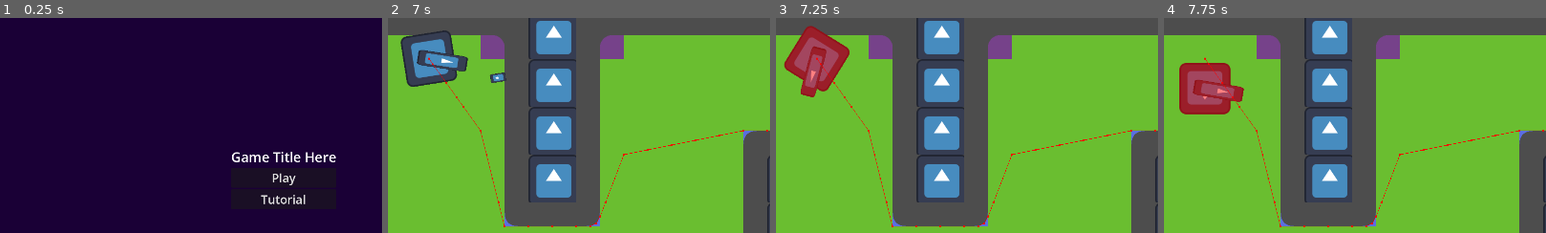
Above: before the commit, frames 1-4 (left to right).
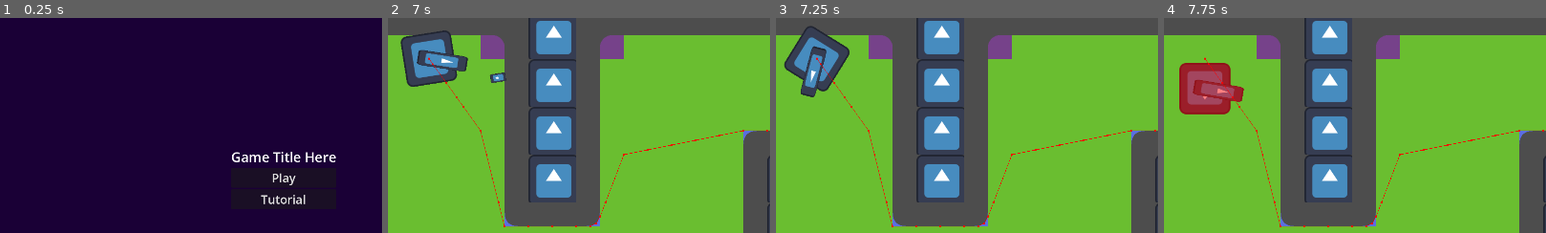
Above: after the commit, the same moments.

Repository: AugWii/GMTK-Game-Jam-Project
Game: Godot game, scene res://scenes/main.tscn
Same seed, same stepped clock (60 frames per second), same inputs: the game is played once before the commit and once after it. The engine's default icon, where the game draws it, is replaced by a stand-in: a white triangle on a blue panel in a dark square.
Inputs (mouse positions are % of the whole screen's width and height, from its top left):
- Up to frame 1 (0.25 s): no input
- Up to frame 2 (7 s): click "Play" at 0.5 s; tap Enter at 1.25, 2.75, 4.25 s; move the mouse to (72, 45) at 1.27 s; press the mouse at (72, 45) at 1.28 s; hold D (turn_right) 1.28-2.03 s; tap Space at 2, 3.5, 5 s; move the mouse to (30, 55) at 2.02 s; release the mouse at (30, 55) at 2.03 s; hold S (move_backward) 2.03-2.78 s; click (30, 55) at 2.1 s; move the mouse to (60, 28) at 2.77 s; press the mouse at (60, 28) at 2.78 s; hold D (turn_right) 2.78-3.53 s; move the mouse to (45, 70) at 3.52 s; release the mouse at (45, 70) at 3.53 s; hold W (move_forward) 3.53-4.28 s; click (45, 70) at 3.6 s; move the mouse to (80, 65) at 4.27 s; press the mouse at (80, 65) at 4.28 s; hold A (turn_left) 4.28-5.78 s; move the mouse to (20, 35) at 5.02 s; release the mouse at (20, 35) at 5.03 s; click (20, 35) at 5.1 s; move the mouse to (55, 50) at 5.77 s; press the mouse at (55, 50) at 5.78 s; hold S (move_backward) 5.78-6.53 s; move the mouse to (35, 25) at 6.52 s; release the mouse at (35, 25) at 6.53 s; hold D (turn_right) from 6.53 s (still down); click (35, 25) at 6.6 s
- Up to frame 3 (7.25 s): keep holding D (turn_right)
- Up to frame 4 (7.75 s): move the mouse to (72, 45) at 7.27 s; release D (turn_right) at 7.28 s; press the mouse at (72, 45) at 7.28 s; hold W (move_forward) from 7.28 s (still down)
The pictures show only the part of the screen within x 13-63%, y 13-63%; the shares and areas given below are measured in that part.

Frames 1-2 are identical in both runs. In frame 3, 3.4% of the frame differs, in the area x 2-20%, y 3-37%; in frame 4, nothing differs.

Commit message:
another small rewind fix

Diff:
--- a/scripts/player.gd
+++ b/scripts/player.gd
@@ -30,6 +30,7 @@
 var rewind_pos: Array[Vector4]
 @export var total_rewind_time: float = 5
 var is_rewinding: bool = false
+@export var rewind_factor: float = 4
 
 @onready var vulnerable_timer: Timer = $VulnerableTimer
 var is_vulnerable: bool = false
@@ -114,21 +115,21 @@
 		turning = 0
 		process_mode = Node.PROCESS_MODE_ALWAYS
 		get_tree().paused = true
-		$Body.material.set_shader_parameter("is_vulnerable", true)
-		cannon_sprite.material.set_shader_parameter("is_vulnerable", true)
 
 		var pos_tween = create_tween()
 		for pos in rewind_pos:
-			pos_tween.tween_property($".", "position", Vector2(pos.x, pos.y), rewind_timer.wait_time / 4)
+			pos_tween.tween_property($".", "position", Vector2(pos.x, pos.y), rewind_timer.wait_time / rewind_factor)
 			if pos.z < 0:
 				pos.z += deg_to_rad(360)
-			pos_tween.parallel().tween_property($".", "rotation", pos.z, rewind_timer.wait_time / 4)
-			pos_tween.parallel().tween_property(cannon_sprite, "rotation", pos.w, rewind_timer.wait_time / 4)
+			pos_tween.parallel().tween_property($".", "rotation", pos.z, rewind_timer.wait_time / rewind_factor)
+			pos_tween.parallel().tween_property(cannon_sprite, "rotation", pos.w, rewind_timer.wait_time / rewind_factor)
 			rewind_pos.erase(pos)
 		pos_tween.parallel().tween_property(cannon_sprite, "rotation", get_angle_to(get_global_mouse_position()) + deg_to_rad(90), rewind_timer.wait_time / 4)
 		await pos_tween.finished
 
 		is_vulnerable = true
+		$Body.material.set_shader_parameter("is_vulnerable", true)
+		cannon_sprite.material.set_shader_parameter("is_vulnerable", true)
 		vulnerable_timer.start(total_rewind_time)
 		process_mode = Node.PROCESS_MODE_INHERIT
 		get_tree().paused = false
